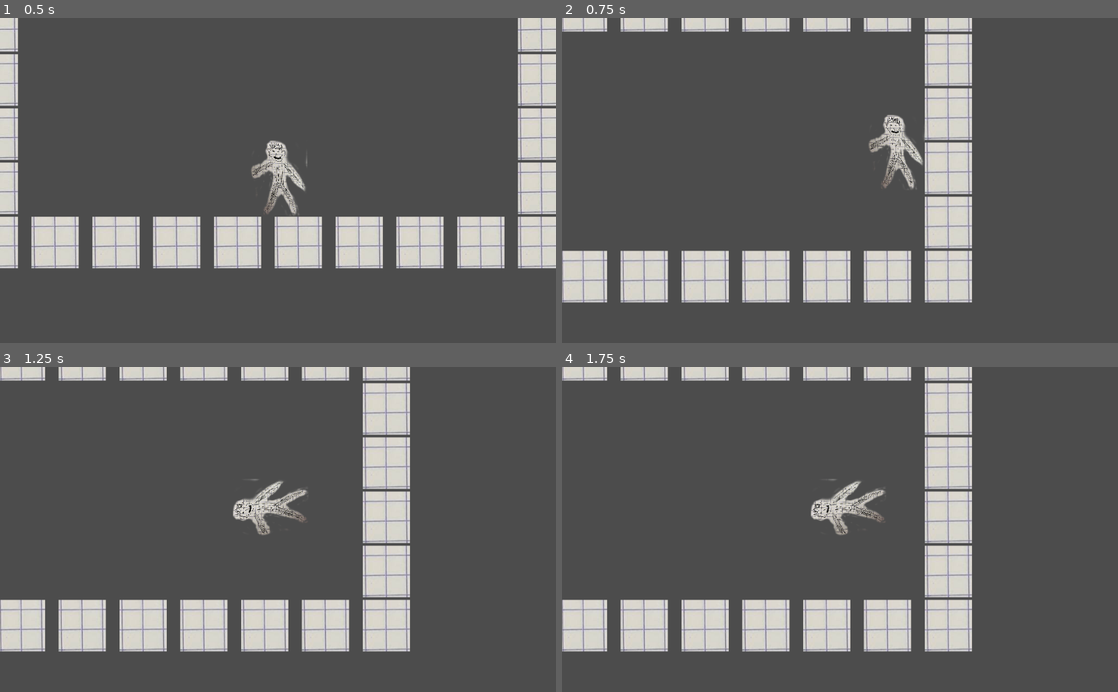
Above: before the commit, frames 1-4 (two rows, left to right).
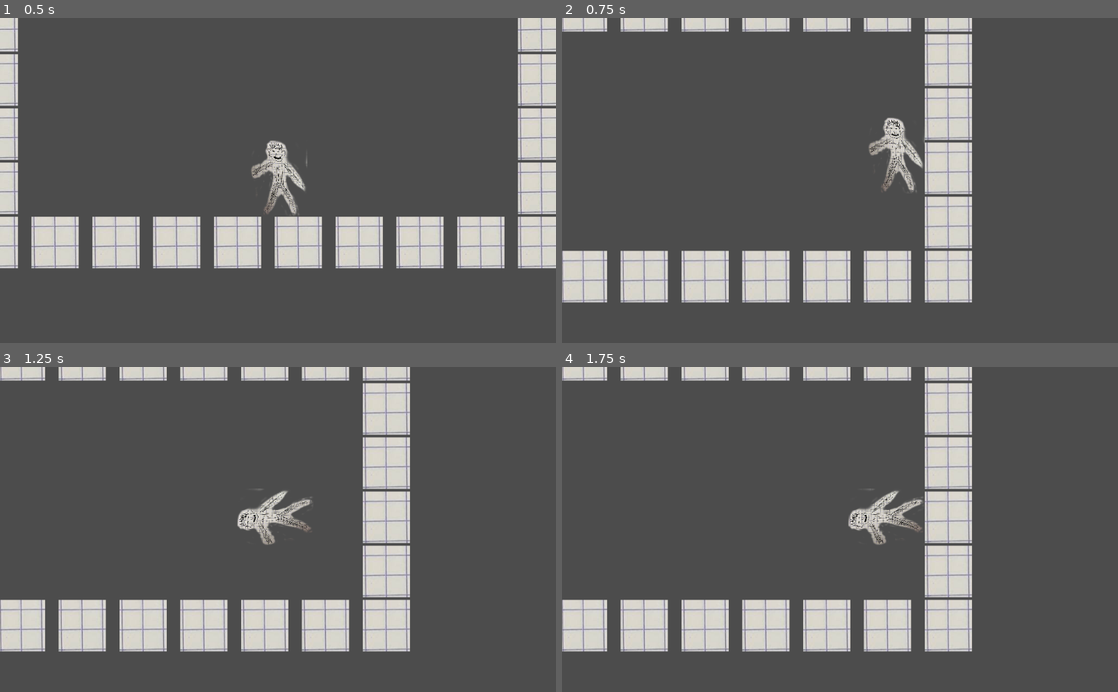
Above: after the commit, the same moments.

Repository: glitchcore/pick-the-lock
Game: Godot game, scene res://Scenes/TestScene.tscn
Same seed, same stepped clock (60 frames per second), same inputs: the game is played once before the commit and once after it. The project has no main scene, so this scene is started directly.
Inputs:
- Up to frame 1 (0.5 s): no input
- Up to frame 2 (0.75 s): tap Enter at 0.5 s; hold Right (ui_right) from 0.53 s (still down); tap Space (jump) at 0.6 s
- Up to frame 3 (1.25 s): keep holding Right (ui_right); tap Space (jump) at 0.77, 1.07 s
- Up to frame 4 (1.75 s): keep holding Right (ui_right); tap Space (jump) at 1.35, 1.52 s

Frame 1 is identical in both runs. In frame 2, 0.7% of the frame differs, in the area x 55-66%, y 29-54%; in frame 3, 1.3%; in frame 4, 1.7%, in the area x 44-65%, y 34-55%.

Commit message:
refactor player movements

Diff:
--- a/Actors/Player.gd
+++ b/Actors/Player.gd
@@ -13,49 +13,35 @@
 var last_rotate_t = Time.get_ticks_msec()
 const ROTATE_COOLDOWN = 100
 
-func _physics_process(delta: float) -> void:
+# rotate player on hitting on wall
+func rotate_player():
+	if ((Time.get_ticks_msec() - last_rotate_t) > ROTATE_COOLDOWN and
+		Input.is_action_just_pressed("jump")):
+		last_rotate_t = Time.get_ticks_msec()
+
+		if get_slide_count() > 0:
+			var normal = -get_slide_collision(0).normal
+			var rotate_angle = gravity_mask.angle_to(normal)
+			gravity_mask = normal
+			rotate(rotate_angle)
+
+			if abs(gravity_mask.x) > abs(gravity_mask.y):
+				ui_mask = Vector2(0, 1)
+			else:
+				ui_mask = Vector2(1, 0)
+
+func calculate_ui_movement():
 	var ui_direction = Vector2.ZERO
 	ui_direction.x = (Input.get_action_strength("ui_right")
 		- Input.get_action_strength("ui_left"))
 	ui_direction.y = (Input.get_action_strength("ui_down")
 		- Input.get_action_strength("ui_up"))
 
-	if (Time.get_ticks_msec() - last_rotate_t) > ROTATE_COOLDOWN:
-		if Input.is_action_just_pressed("jump"):
-			last_rotate_t = Time.get_ticks_msec()
-
-			# check we are on the wall
-			# gravity_mask.rotated(PI/2)
-
-			if get_slide_count() > 0:
-				var normal = -get_slide_collision(0).normal
-				var rotate_angle = gravity_mask.angle_to(normal)
-				gravity_mask = normal
-				rotate(rotate_angle)
-
-				if abs(gravity_mask.x) > abs(gravity_mask.y):
-					ui_mask = Vector2(0, 1)
-				else:
-					ui_mask = Vector2(1, 0)
-
-			# if is_on_wall() and not is_on_floor():
-				# gravity_mask = gravity_mask.rotated(-PI/2)
-				# rotate(-PI/2)
-
-			# if is_on_ceiling():
-			#	gravity_mask = gravity_mask.rotated(PI)
-			#	rotate(PI)
-
-	# rotate()
-
-	# calculate ui movement
 	velocity = ((speed * ui_direction * ui_mask) +
 		velocity * (Vector2.ONE - ui_mask))
 
-	# calculate gravity
-	velocity += gravity * gravity_mask * delta
-
-	# calculate jump is anti-gravity action
+# calculate jump is anti-gravity action
+func calculate_jump():
 	if Input.is_action_just_pressed("jump") and is_on_floor():
 		velocity += -gravity_mask * jump_amount
 
@@ -66,4 +52,12 @@
 		if abs(gravity_mask.y) > 0:
 			velocity.y = 0
 
+func _physics_process(delta: float) -> void:
+	rotate_player()
+	calculate_ui_movement()
+	calculate_jump()
+
+	# calculate gravity
+	velocity += gravity * gravity_mask * delta
+
 	velocity = move_and_slide(velocity, -gravity_mask)
